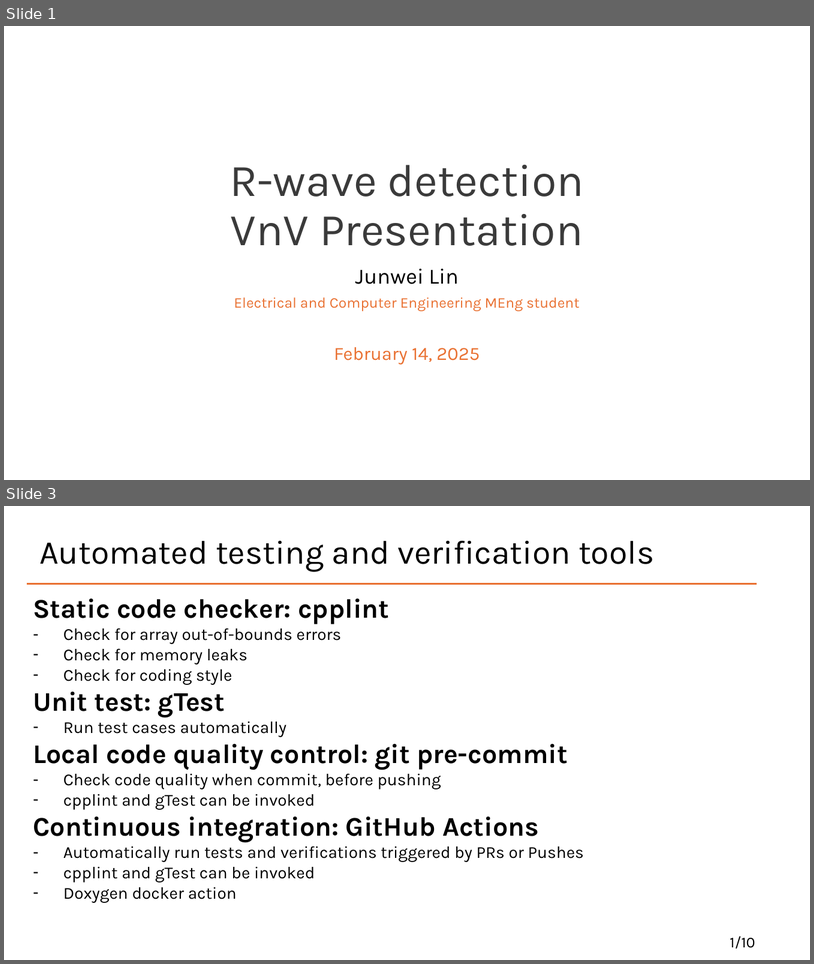
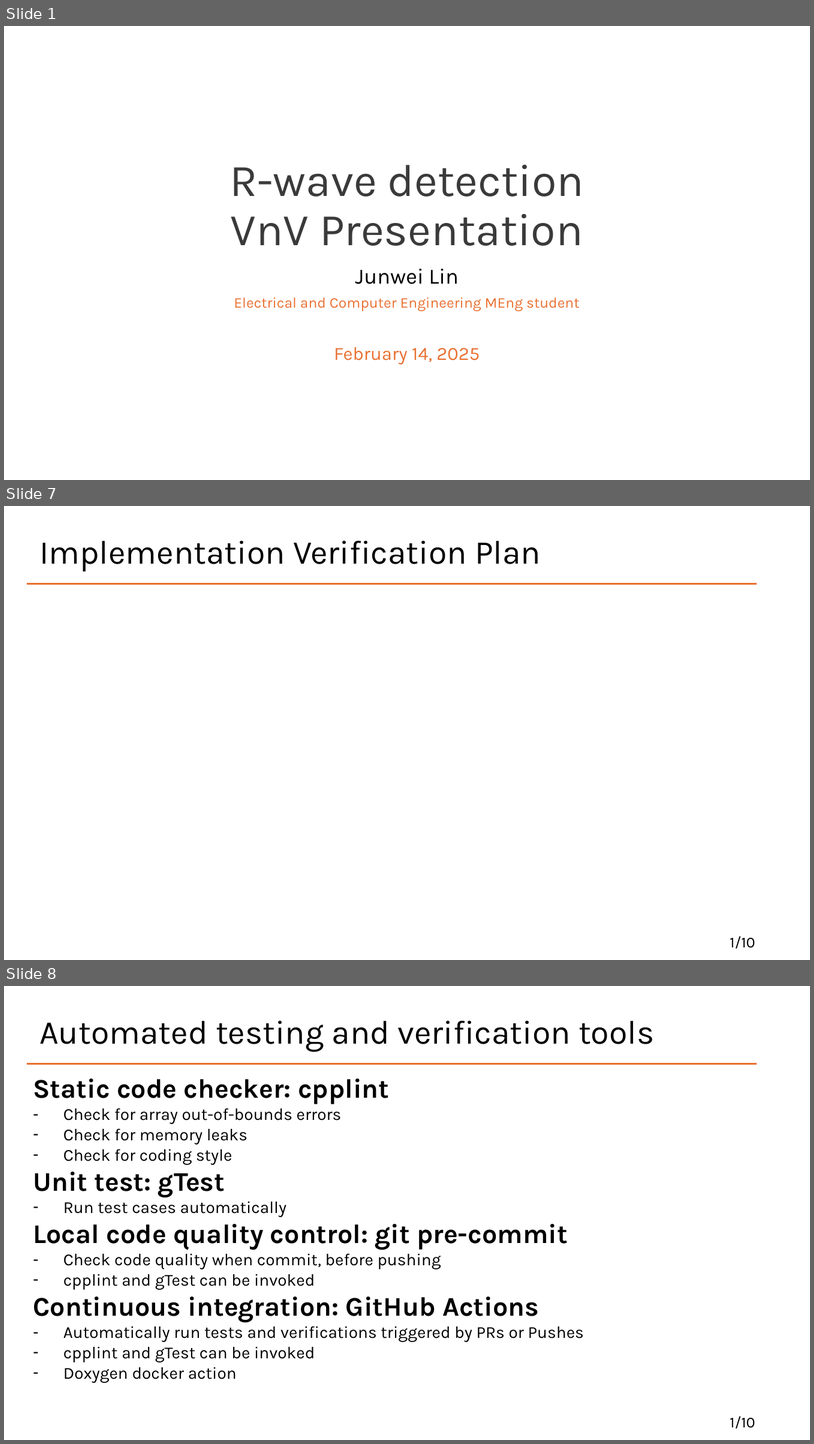
Before and after one commit to Lychee-acaca/CAS741, a slide deck: docs/Presentation/VnV.pptx. Shown one above the other, each under a label of ours: slides 1 and 3 before the commit, slides 1, 7 and 8 after it; the slides between them are not shown. The pictures are 814x964 and 814x1444 pixels, drawn with LibreOffice and Linux fonts; fonts in the diff are those of the drawing. Boxes give left, top, right and bottom in pixels: in the first picture for what was removed or moved away, otherwise in the second. Text is boxed around its words. In the diff, an @@ line names an element or a change of style, - is before the commit and + after.

```diff
--- a/docs/Presentation/VnV.pptx
+++ b/docs/Presentation/VnV.pptx
@@ slide 7 added at (4, 506, 810, 960), background #FFFFFF @@
@@ title added at (39, 541, 541, 571), 39.6 pt, text #000000 @@
+Implementation Verification Plan
@@ line added from (27, 583) to (757, 583), #E97132 2 pt @@
@@ text added at (730, 936, 755, 948), 18 pt, text #000000 @@
+1/10
@@ what was slide 3 is now slide 8 @@
```
Also in this commit, not shown: 1 slide changed, 7 other slides added.
